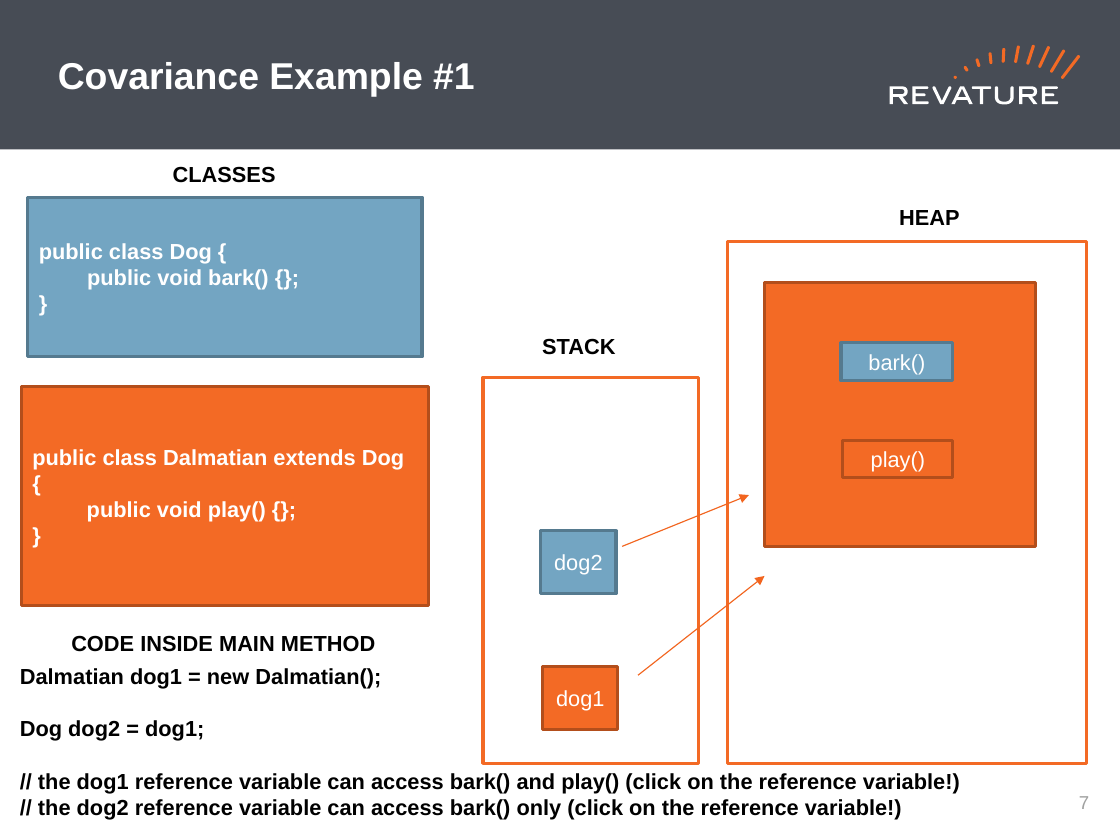
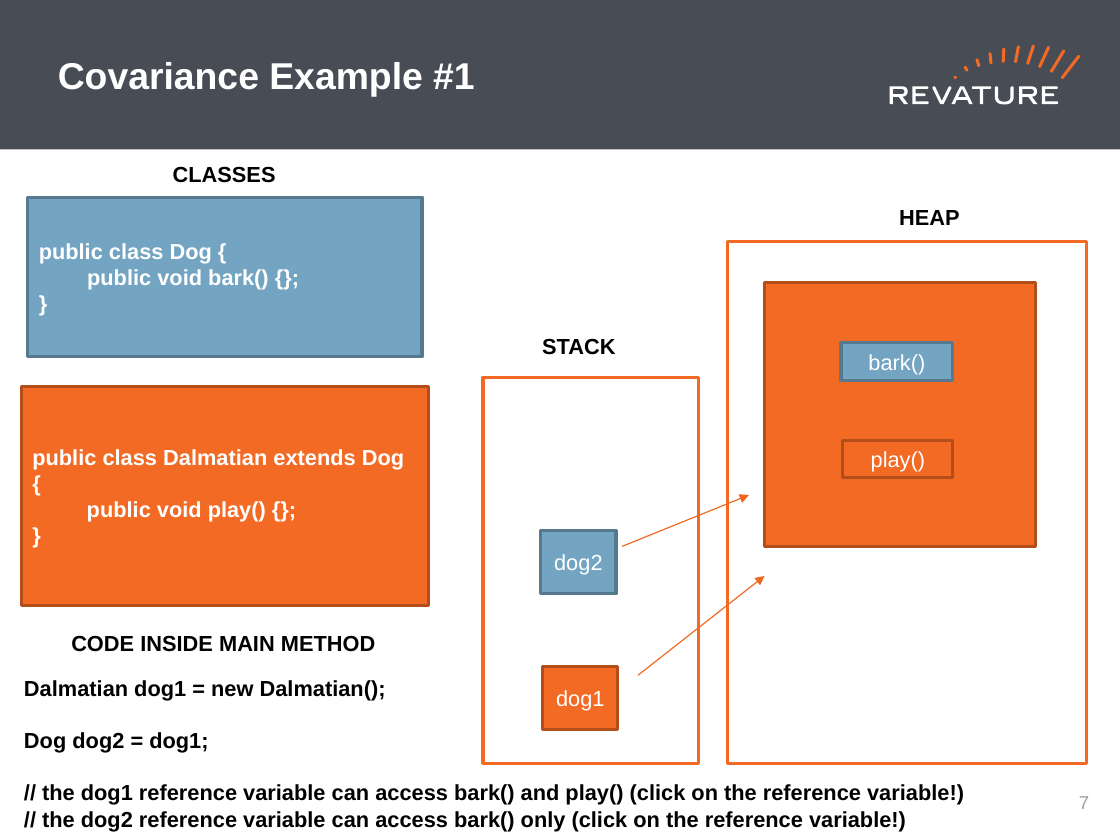
Before and after one commit to jhigherevature/spark-examples, a slide deck: slide 8 of revised-ppts/Day 14 PPT.pptx. Drawn at 1120x840 pixels with LibreOffice and Linux fonts; fonts in the diff are those of the drawing. Boxes give left, top, right and bottom in pixels: in the first picture for what was removed or moved away, otherwise in the second. Text is boxed around its words. In the diff, an @@ line names an element or a change of style, - is before the commit and + after.

```diff
--- a/revised-ppts/Day 14 PPT.pptx
+++ b/revised-ppts/Day 14 PPT.pptx
@@ text "Dalmatian dog1 = new Dalmatian();": place and size @@
-text "Dalmatian dog1 = new Dalmatian();" at bbox=[20, 668, 960, 820]
+text "Dalmatian dog1 = new Dalmatian();" at bbox=[24, 680, 964, 831]
```
Also in this commit, not shown: 2 other slides changed, 6 other files.
